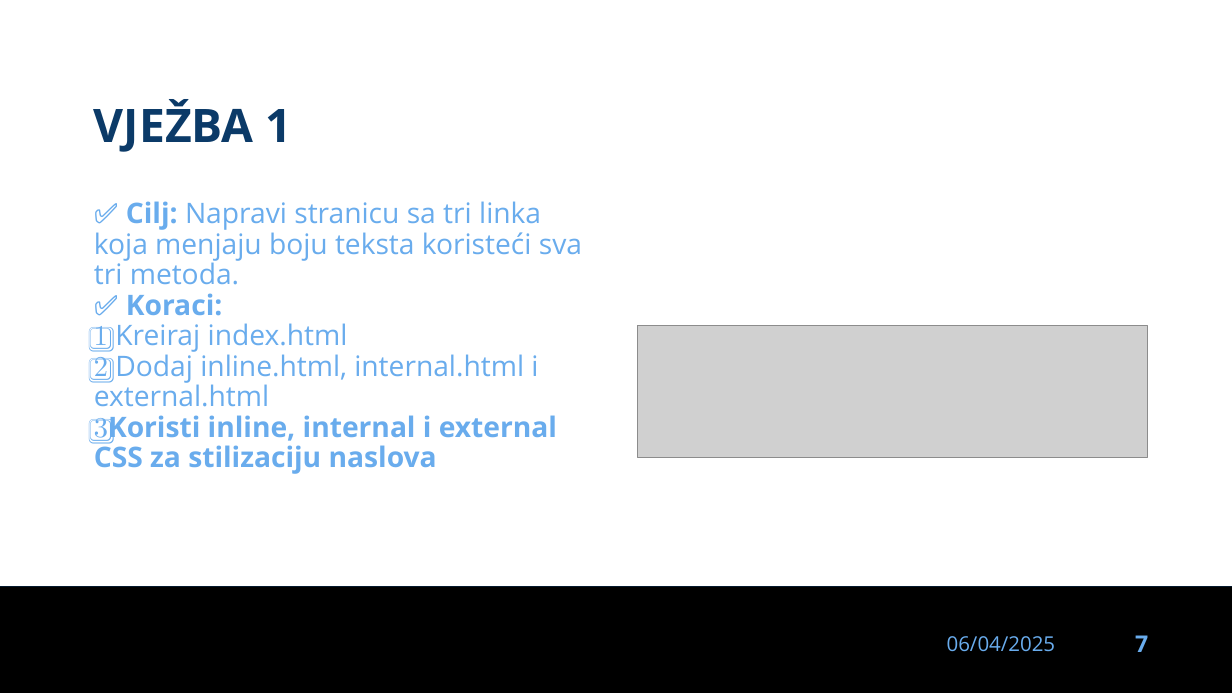
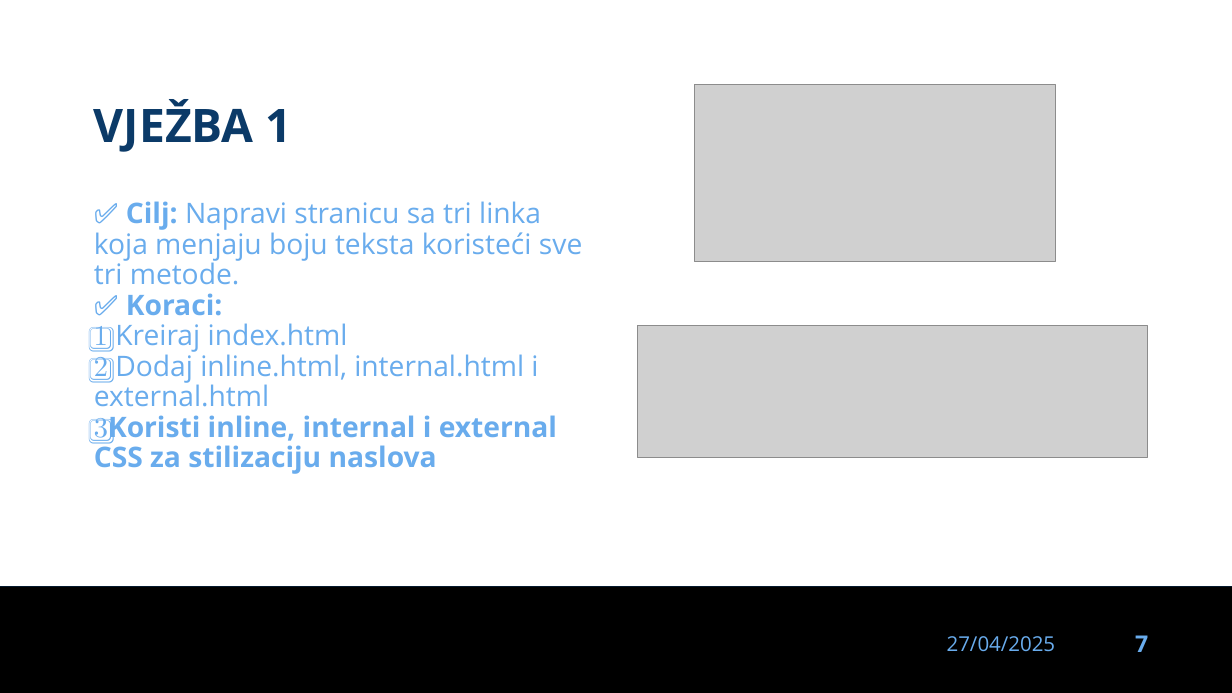
Before and after one commit to dinoDuvnjak/CTK, a slide deck: slide 7 of Bootcamp/css-uvod/css-uvod.pptx. Drawn at 1232x693 pixels with LibreOffice and Linux fonts; fonts in the diff are those of the drawing; grey boxes stand for pictures; background and template pictures are left out. Boxes give left, top, right and bottom in pixels: in the first picture for what was removed or moved away, otherwise in the second. Text is boxed around its words. In the diff, an @@ line names an element or a change of style, - is before the commit and + after.

```diff
--- a/Bootcamp/css-uvod/css-uvod.pptx
+++ b/Bootcamp/css-uvod/css-uvod.pptx
@@ picture added at (694, 85, 1055, 262) @@
@@ text at (94, 201, 583, 474): text changed @@
-✅ Cilj: Napravi stranicu sa tri linka koja menjaju boju teksta koristeći sva tri metoda.
-✅ Koraci:
-1️⃣ Kreiraj index.html
-2️⃣ Dodaj inline.html, internal.html i external.html
-3️⃣Koristi inline, internal i external CSS za stilizaciju naslova
+✅ Cilj: Napravi stranicu sa tri linka koja menjaju boju teksta koristeći sve tri metode.
+✅ Koraci:
+1️⃣ Kreiraj index.html
+2️⃣ Dodaj inline.html, internal.html i external.html
+3️⃣Koristi inline, internal i external CSS za stilizaciju naslova
@@ text at (947, 636, 1056, 652): text changed @@
-06/04/2025
+27/04/2025
```
Also in this commit, not shown: 34 other slides changed, 3 slides added, 8 other files.
